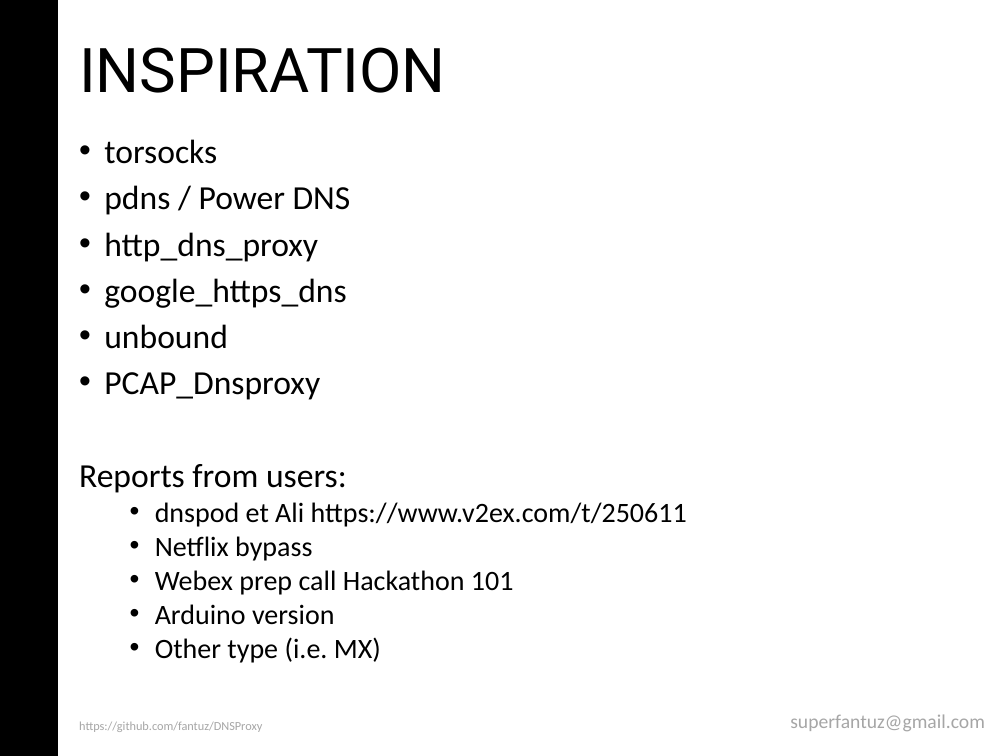
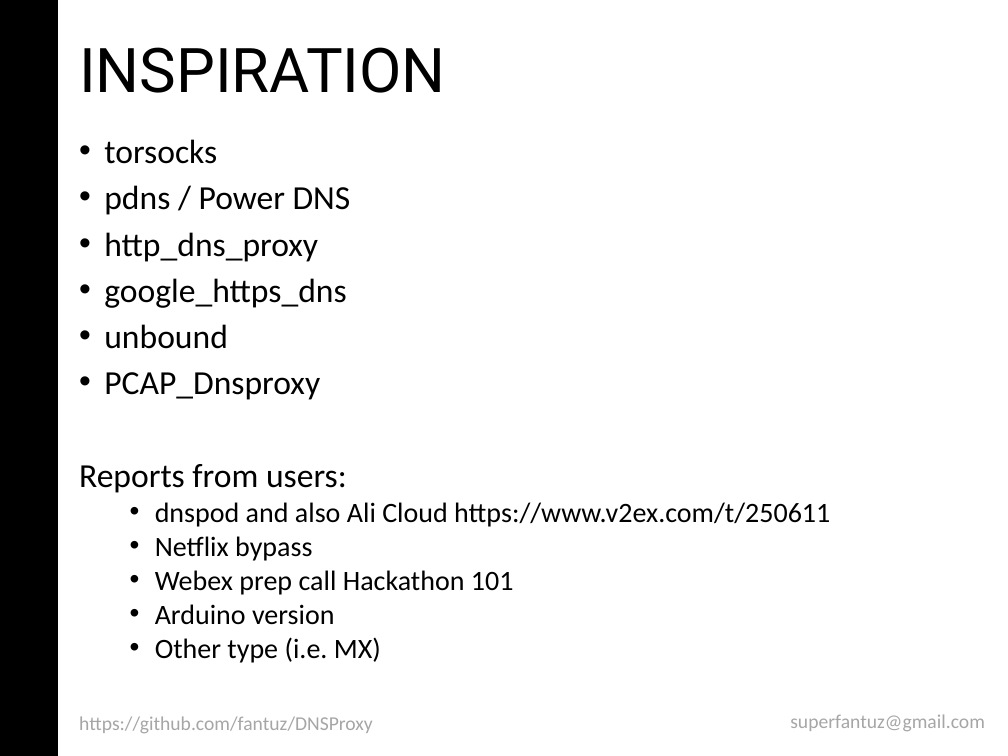
Before and after one commit to andreafabrizi/DNSProxy, a slide deck: slide 4 of DNSProxy_MFantuzzi.ppt (slide 6 before the commit). Drawn at 1008x756 pixels with LibreOffice and Linux fonts; fonts in the diff are those of the drawing. Boxes give left, top, right and bottom in pixels: in the first picture for what was removed or moved away, otherwise in the second. Text is boxed around its words. In the diff, an @@ line names an element or a change of style, - is before the commit and + after.

```diff
--- a/DNSProxy_MFantuzzi.ppt
+++ b/DNSProxy_MFantuzzi.ppt
@@ text at (x1=155, y1=502, x2=830, y2=527): text changed @@
-  • dnspod et Ali https://www.v2ex.com/t/250611
+  • dnspod and also Ali Cloud https://www.v2ex.com/t/250611
@@ text "https://github.com/fantuz/DNSProxy" at (x1=79, y1=716, x2=373, y2=733): size 8.8 to 14 pt; line spacing 0.7 to 0.9 @@
```
Also in this commit, not shown: 8 other slides changed.
